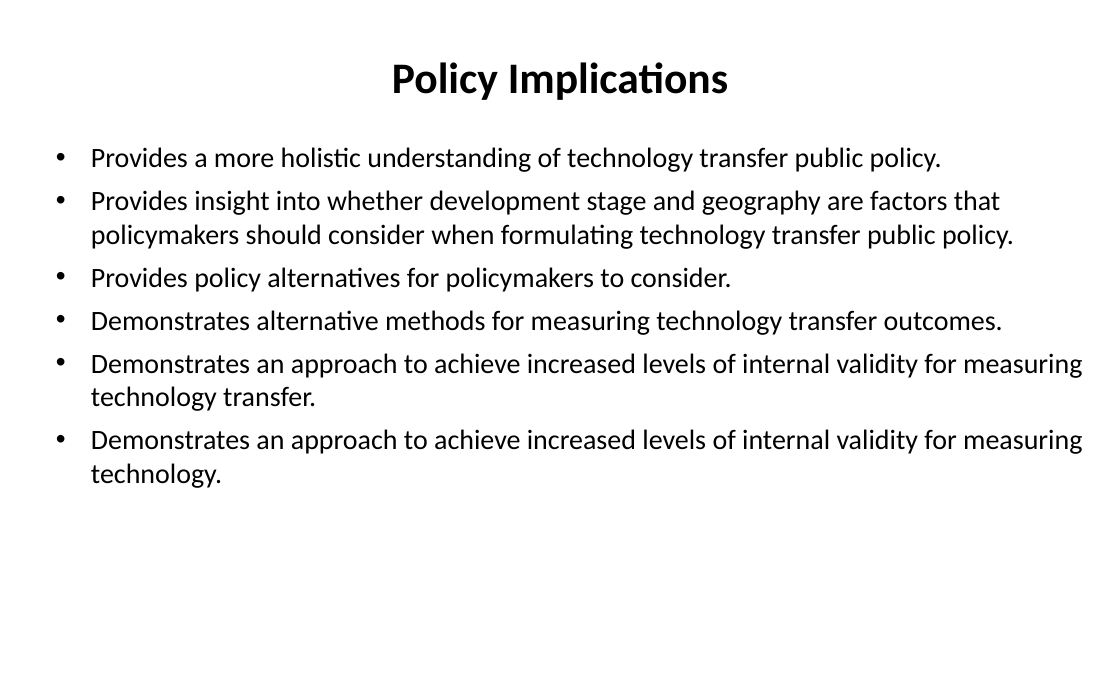
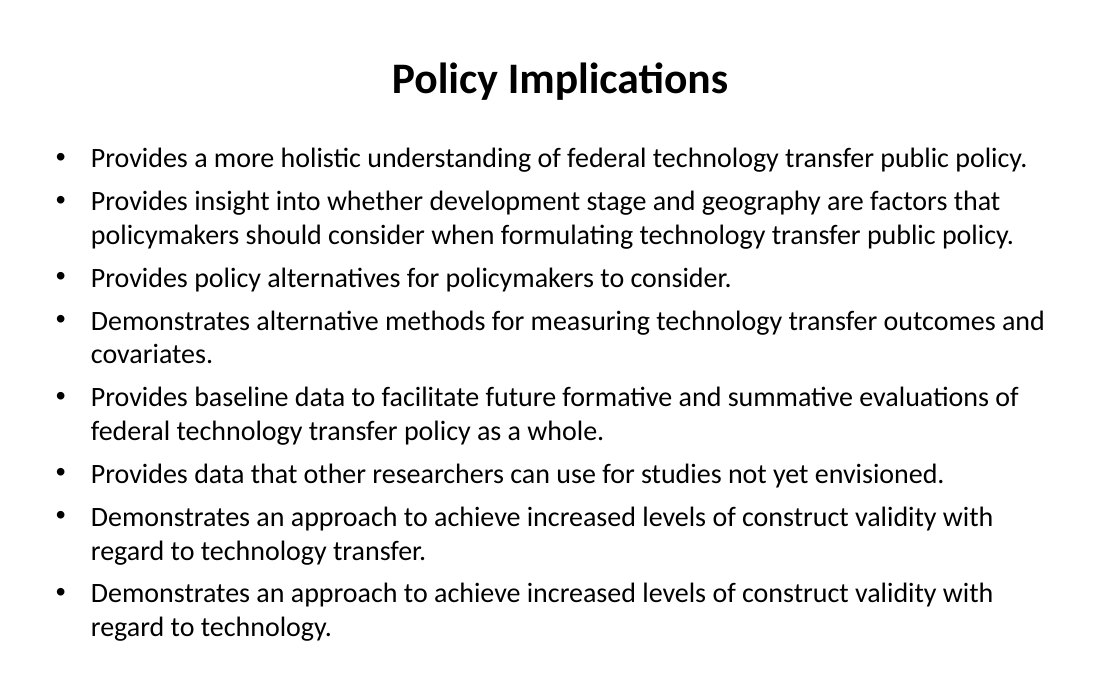
Before and after one commit to SLU-Courses-Townes/SOC5600, a slide deck: slide 42 of FinalProject/Presentation/Townes_SOC5600_FinalProject_Presentation.pptx (slide 38 before the commit). Drawn at 1120x700 pixels with LibreOffice and Linux fonts; fonts in the diff are those of the drawing. Boxes give left, top, right and bottom in pixels: in the first picture for what was removed or moved away, otherwise in the second. Text is boxed around its words. In the diff, an @@ line names an element or a change of style, - is before the commit and + after.

```diff
--- a/FinalProject/Presentation/Townes_SOC5600_FinalProject_Presentation.pptx
+++ b/FinalProject/Presentation/Townes_SOC5600_FinalProject_Presentation.pptx
@@ text at [91,147,1027,172]: text changed @@
-• Provides a more holistic understanding of technology transfer public policy.
+• Provides a more holistic understanding of federal technology transfer public policy.
@@ text at [91,310,1045,641]: text changed @@
-• Demonstrates alternative methods for measuring technology transfer outcomes.
-• Demonstrates an approach to achieve increased levels of internal validity for measuring technology transfer.
-• Demonstrates an approach to achieve increased levels of internal validity for measuring technology.
+• Demonstrates alternative methods for measuring technology transfer outcomes and covariates.
+• Provides baseline data to facilitate future formative and summative evaluations of federal technology transfer policy as a whole.
+• Provides data that other researchers can use for studies not yet envisioned.
+• Demonstrates an approach to achieve increased levels of construct validity with regard to technology transfer.
+• Demonstrates an approach to achieve increased levels of construct validity with regard to technology.
```
Also in this commit, not shown: 15 other slides changed, 7 slides added, 1 slide removed.
